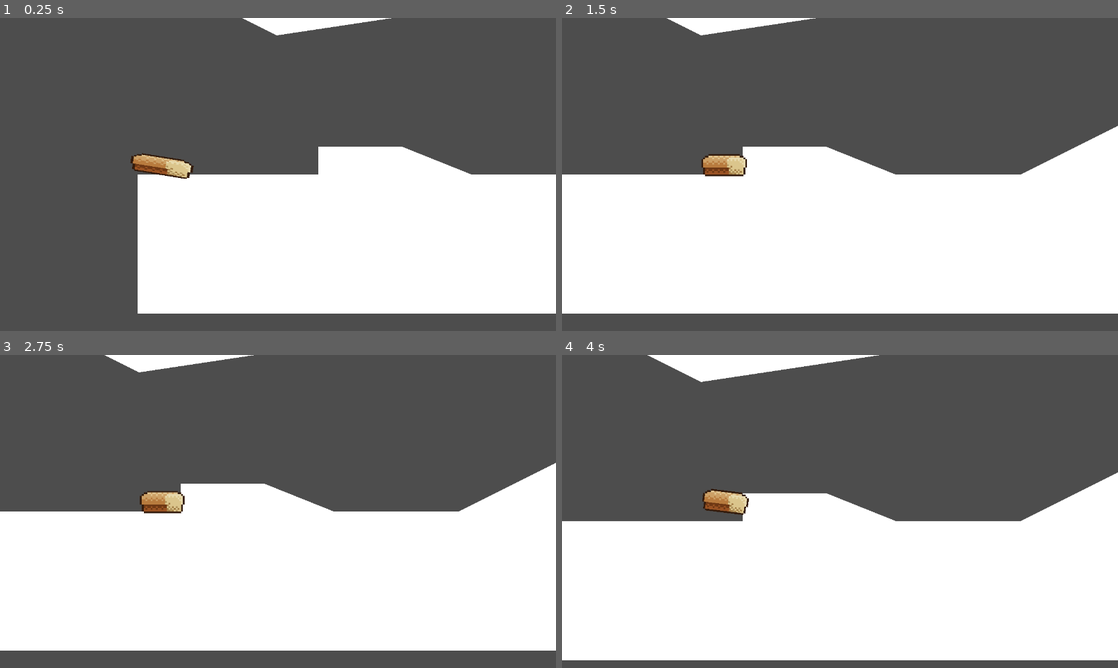
Above: before the commit, frames 1-4 (two rows, left to right).
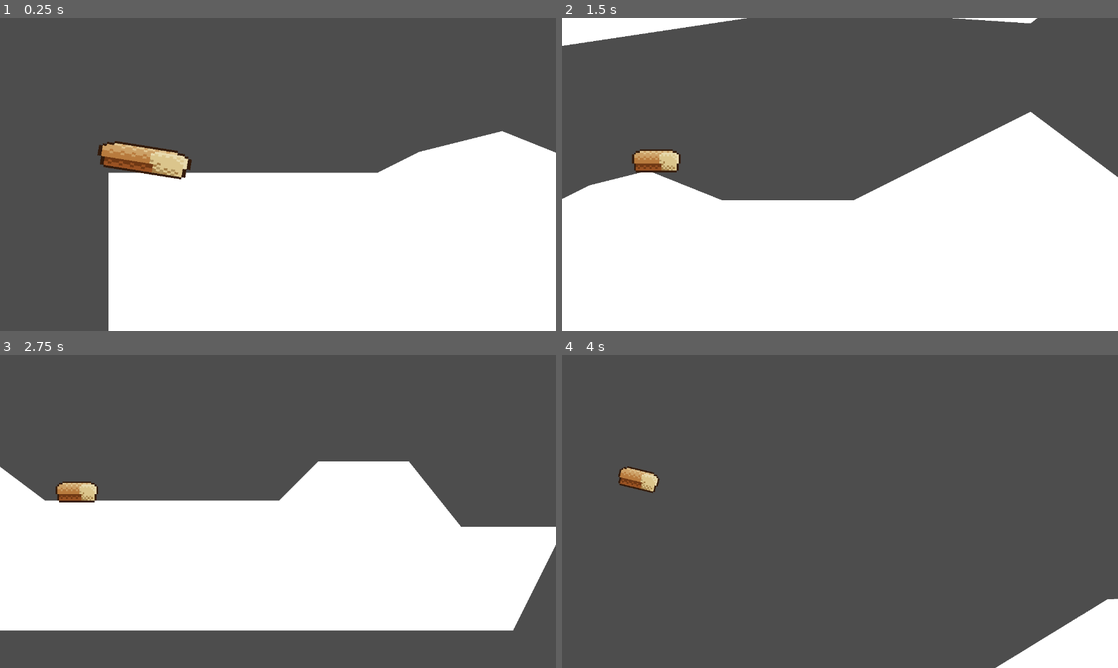
Above: after the commit, the same moments.

Repository: Subkhht/run-run-run-
Game: Godot game, scene res://level.tscn
Two runs of this game, one before a commit and one after it. Both use one fixed random seed, a clock stepped at 60 frames per second and the inputs below.
Inputs:
- Up to frame 1 (0.25 s): no input
- Up to frame 2 (1.5 s): tap Enter (ui_accept) at 0.5, 0.77 s
- Up to frame 3 (2.75 s): tap Enter (ui_accept) at 1.52 s
- Up to frame 4 (4 s): tap Enter (ui_accept) at 3.02, 3.77 s

The runs differ from the first frame. In frame 1, 13% of the frame differs, in the area x 17-100%, y 0-100%; in frame 2, 17%; in frame 3, 17%; in frame 4, 49%, in the area x 0-100%, y 0-100%.

Commit message:
Camara dinamica + com
Se agrega la cámara dinámica y algunos comentarios

Diff:
--- a/Scripts/level.gd
+++ b/Scripts/level.gd
@@ -1,5 +1,7 @@
 extends Node2D
 
+# _process(delta) se ejecuta en cada fotograma. Aquí detectamos la entrada "ui_cancel".
 func _process(delta: float) -> void:
+	# Si se presiona "ui_cancel", recargamos la escena actual de forma segura.
 	if Input.is_action_just_pressed("ui_cancel"):
 		get_tree().reload_current_scene.call_deferred()
--- a/Scripts/meta.gd
+++ b/Scripts/meta.gd
@@ -1,8 +1,9 @@
 extends TextureRect
 
-@export var player: Player
+@export var player: Player  # Exporta la variable 'player' para asignarla desde el editor.
 
-# Called when the node enters the scene tree for the first time.
 func _ready() -> void:
+	# Verifica que 'player' sea de tipo Player.
 	assert(player is Player)
+	# Asigna la posición X de este nodo como la meta del jugador.
 	player.finish_x = global_position.x
--- a/Scripts/player.gd
+++ b/Scripts/player.gd
@@ -10,10 +10,17 @@
 @export var air_friccion = 50
 @export var landing_aceleracion = 2200.0
 @export var fall_limit: float = 700.0
+@export var min_zoom_amount = 0.9
+@export var max_zoom_amount = 1.5
 
 var target_tilt = 0.0
 var finish_x = -1
 @onready var sprite_2d: Sprite2D = $Sprite2D
+@onready var camera_2d: Camera2D = $Camera2D
+@onready var ray_cast_2d: RayCast2D = $RayCast2D
+
+func _ready() -> void:
+	camera_2d.zoom = Vector2(max_zoom_amount, max_zoom_amount)
 
 func _physics_process(delta: float) -> void:
 
@@ -54,6 +61,16 @@
 	sprite_2d.rotation = lerp_angle(sprite_2d.rotation, deg_to_rad(target_tilt), 0.2)
 	sprite_2d.scale = sprite_2d.scale.lerp(Vector2.ONE, 0.05)
 
+	var y_offset_target: float = clamp(ray_cast_2d.get_collision_point().y - global_position.y, -16, 128)
+	camera_2d.offset.y = lerp(camera_2d.offset.y, y_offset_target, 0.02)
+
+	var x_offset_target: float = clamp(velocity.x, -125, 128)
+	camera_2d.offset.x = lerp(camera_2d.offset.x, x_offset_target, 0.02)
+
+	var zoom_target_amount = clamp(max_zoom_amount - (velocity.x / 150), min_zoom_amount, max_zoom_amount)
+	var zoom_target = Vector2(zoom_target_amount, zoom_target_amount)
+	camera_2d.zoom = camera_2d.zoom.lerp(zoom_target, 0.02)
+
 func check_for_finish_line() -> void:
 	if global_position.x > finish_x and finish_x != -1:
 		set_deferred("process_mode", PROCESS_MODE_DISABLED)
--- a/Scripts/visible_collision_polygon_2d.gd
+++ b/Scripts/visible_collision_polygon_2d.gd
@@ -1,10 +1,10 @@
 class_name VisibleCollisionPolygon2D extends CollisionPolygon2D
 
-@export var color: Color = Color.WHITE
+@export var color: Color = Color.WHITE  # Color visible para el polígono.
 
-# Called when the node enters the scene tree for the first time.
+# _ready() se llama cuando el nodo entra en el árbol de escena.
 func _ready() -> void:
-	var sprite = Polygon2D.new()
-	add_child(sprite)
-	sprite.polygon = polygon
-	sprite.color = color
+	var sprite = Polygon2D.new()  # Crea un nuevo nodo Polygon2D para visualizar el polígono.
+	add_child(sprite)  # Añade el nodo Polygon2D como hijo de este nodo.
+	sprite.polygon = polygon  # Asigna el mismo polígono que tiene CollisionPolygon2D.
+	sprite.color = color  # Aplica el color definido en la variable 'color'.
--- a/level.tscn
+++ b/level.tscn
@@ -15,7 +15,7 @@
 
 [node name="CollisionPolygon2D" type="CollisionPolygon2D" parent="StaticBody2D"]
 position = Vector2(40, 0)
-polygon = PackedVector2Array(-40, 128, -40, 208, 672, 208, 704, 144, 640, 144, 608, 104, 552, 104, 528, 128, 384, 128, 320, 80, 256, 112, 224, 128, 152, 128, 112, 112, 64, 112, 64, 128)
+polygon = PackedVector2Array(-40, 128, -40, 208, 672, 208, 704, 144, 640, 144, 608, 104, 552, 104, 528, 128, 384, 128, 320, 80, 256, 112, 224, 128, 152, 128, 112, 112, 80, 120, 64, 128)
 script = ExtResource("1_vonw3")
 
 [node name="CollisionPolygon2D2" type="CollisionPolygon2D" parent="StaticBody2D"]
@@ -29,7 +29,7 @@
 script = ExtResource("1_vonw3")
 
 [node name="CollisionPolygon2D5" type="CollisionPolygon2D" parent="StaticBody2D"]
-position = Vector2(2552, 312)
+position = Vector2(2416, -7.62939e-06)
 scale = Vector2(0.773775, 0.56468)
 polygon = PackedVector2Array(206.779, 0, 366.596, -148.254, 537.624, -226.677, 693.866, -194.4, 806.436, -283.346, 1095.93, -283.346, 1157.96, -354.183, 1313.04, -368.35, 1395.76, -425.019, 1519.82, -510.023, 1519.82, 0, 1302.7, 0, 797.634, -9.81628, 589.319, 0, 341.185, 0)
 script = ExtResource("1_vonw3")
@@ -44,8 +44,8 @@
 position = Vector2(16, 120)
 
 [node name="Meta" parent="." node_paths=PackedStringArray("player") instance=ExtResource("3_oi3di")]
-offset_left = 3888.0
-offset_top = -320.0
-offset_right = 4016.0
-offset_bottom = 384.0
+offset_left = 3704.0
+offset_top = -648.0
+offset_right = 3832.0
+offset_bottom = 712.0
 player = NodePath("../StaticBody2D/Player")
--- a/player.tscn
+++ b/player.tscn
@@ -20,3 +20,6 @@
 
 [node name="CollisionPolygon2D" type="CollisionPolygon2D" parent="."]
 polygon = PackedVector2Array(-16, -8, -16, 0, -16, 0, 8, 0, 8, -8)
+
+[node name="RayCast2D" type="RayCast2D" parent="."]
+target_position = Vector2(0, 300)
